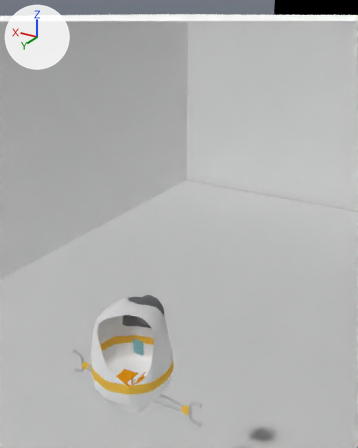
The Blender file art/blender_files/TitleScreen.blend as it was, and as the next commit left it.
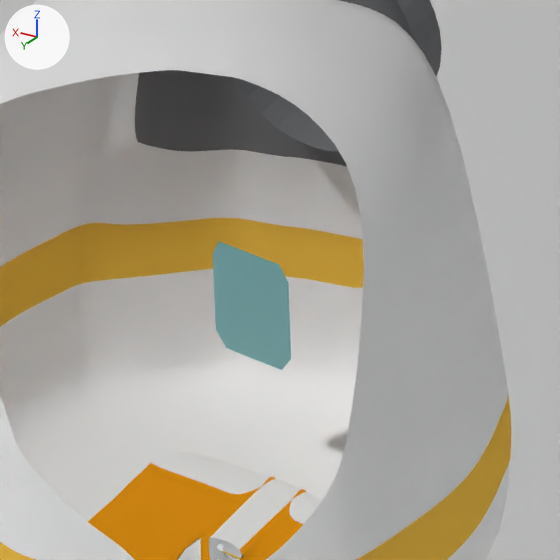
The first picture shows the older version from a camera (50 mm lens) standing at (22.47, 25.62, 5.44) and looking at (26.47, 18.97, 2.11). The close-ups show both versions on the part from 29% to 50% of the width and 68% to 85% of the height of that picture; other places that the commit changed are outside them. The lights are fixed; the arrows at upper left show +X, +Y and +Z. Everything nearer to the camera than a plane just in front of the edit is cut away.

Before the edit, the objects in view are built like this:
```python
me_cube = bpy.data.meshes.new('Cube')
me_cube.from_pydata(...)  # a box spanning x -1.0..18.0, y -1.0..25.0, z -0.4..0.4
me_plane_004 = bpy.data.meshes.new('Plane.004')
me_plane_004.from_pydata([(-1.0, 0.0, -1.0), (1.0, 0.0, -1.0), (-1.0, 0.0, 1.0), (1.0, 0.0, 1.0), (-0.74, 0.0, -1.4), (0.74, 0.0, -1.4), (-0.77, 0.0, 1.4), (0.82, 0.0, 1.4)], [], [(0, 1, 3, 2), (1, 0, 4, 5), (2, 3, 7, 6)])
me_plane_004.materials.append(mat_material_001)  # cyan #99d5db
txt_talkmessage = bpy.data.curves.new('talkMessage', 'FONT')
txt_talkmessage.body = ''
txt_talkmessage.materials.append(mat_material_002)  # white #ffffff
ob_cube_007 = bpy.data.objects.new('Cube.007', me_cube)
ob_cube_007.location = (17.675, 4.546, -3.293)
ob_npc1_textbox = bpy.data.objects.new('NPC1_TextBox', me_plane_004)
ob_npc1_textbox.parent = ob_npc1
ob_npc1_textbox.matrix_parent_inverse = Matrix(((1.0, 0.0, 0.0, -26.41), (0.0, 1.0, 0.0, -20.25), (0.0, 0.0, 1.0, 3.073), (0.0, 0.0, 0.0, 1.0)))
ob_npc1_textbox.location = (26.52, 20.19, 0.329)
ob_npc1_textbox.scale = (0.104, 0.104, 0.104)
ob_npctext = bpy.data.objects.new('npcText', txt_talkmessage)
ob_npctext.parent = ob_npc1_textbox
ob_npctext.matrix_parent_inverse = Matrix(((1.0, 0.0, 0.0, -29.0), (0.0, 1.0, 0.0, -20.15), (0.0, 0.0, 1.0, -0.329), (0.0, 0.0, 0.0, 1.0)))
ob_npctext.location = (28.18, 20.01, 0.726)
ob_npctext.rotation_euler = (1.571, 0.0, 0.0)  # degrees (90, 0, 0)
ob_npctext.scale = (0.138, 0.138, 0.138)
# also in view: 'Circle.031' at (26.48, 19.9, 0.9); 'Cylinder.015' at (26.47, 20.43, 0.31)
```
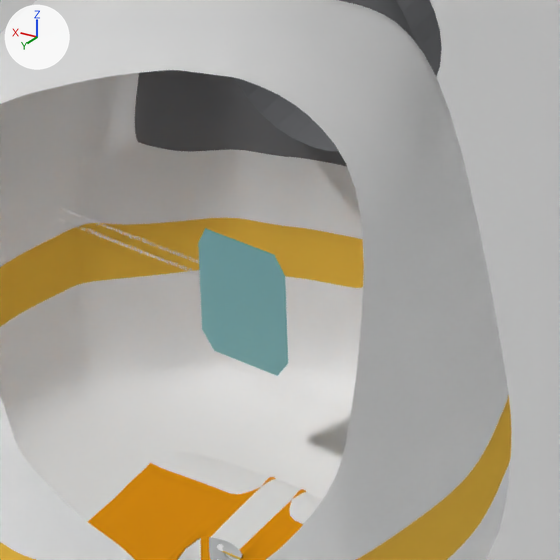
What differs and where, as boxes [x1, y1, x2, y2] in the close-ups (560 x 560 px):
'NPC1_TextBox', moved, rescaled (15% wider, 16% taller): before [213, 242, 291, 370]; after [198, 228, 288, 376]
'npcText', now drawn: after [59, 207, 200, 276]
'npcLabText', added: after [59, 206, 198, 275]

Patch to the scene script:
```diff
--- a/art/blender_files/TitleScreen.blend.py
+++ b/art/blender_files/TitleScreen.blend.py
@@ txt_talkmessage @@
 txt_talkmessage = bpy.data.curves.new('talkMessage', 'FONT')
-txt_talkmessage.body = ''
+txt_talkmessage.body = 'I see you have escaped. Thats good....if a little unexpected. Forgive the security messures but those SEED bots keep a close eye on this facility. \n\nBut enough about that. To your right is the conrol area (closed) and the lab (WIP) to your left.\n\nWhere would you like to go?'
 txt_talkmessage.materials.append(mat_material_002)
@@ txt_talkmessage_004 @@
+txt_talkmessage_004 = bpy.data.curves.new('talkMessage.004', 'FONT')
+txt_talkmessage_004.body = 'This is where the magic happens....well used to happen, All the great creators have been imprisoned or are in hidding now. But you can still get a glimpse of what once was. \n\nOh, and becareful of the converor belt the 3rd press acts up from time to time.'
+txt_talkmessage_004.materials.append(mat_material_002)  # white #ffffff
@@ ob_npc1_textbox @@
 ob_npc1_textbox.matrix_parent_inverse = Matrix(((1.0, 0.0, 0.0, -26.41), (0.0, 1.0, 0.0, -20.25), (0.0, 0.0, 1.0, 3.073), (0.0, 0.0, 0.0, 1.0)))
-ob_npc1_textbox.location = (26.52, 20.19, 0.329)
-ob_npc1_textbox.scale = (0.104, 0.104, 0.104)
+ob_npc1_textbox.location = (26.55, 20.19, 0.329)
+ob_npc1_textbox.scale = (0.119, 0.112, 0.119)
@@ ob_npclabtext @@
+ob_npclabtext = bpy.data.objects.new('npcLabText', txt_talkmessage_004)
+ob_npclabtext.parent = ob_npc1_textbox
+ob_npclabtext.matrix_parent_inverse = Matrix(((1.0, 0.0, 0.0, -29.0), (0.0, 1.0, 0.0, -20.15), (0.0, 0.0, 1.0, -0.329), (0.0, 0.0, 0.0, 1.0)))
+ob_npclabtext.location = (28.18, 20.01, 0.726)
+ob_npclabtext.rotation_euler = (1.571, 0.0, 0.0)  # degrees (90, 0, 0)
+ob_npclabtext.scale = (0.138, 0.138, 0.138)
```
